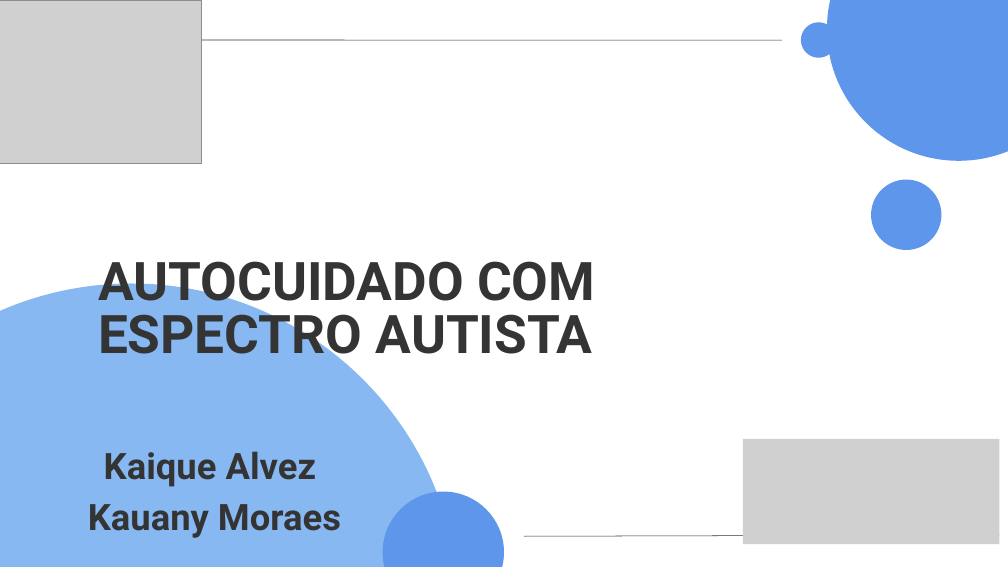
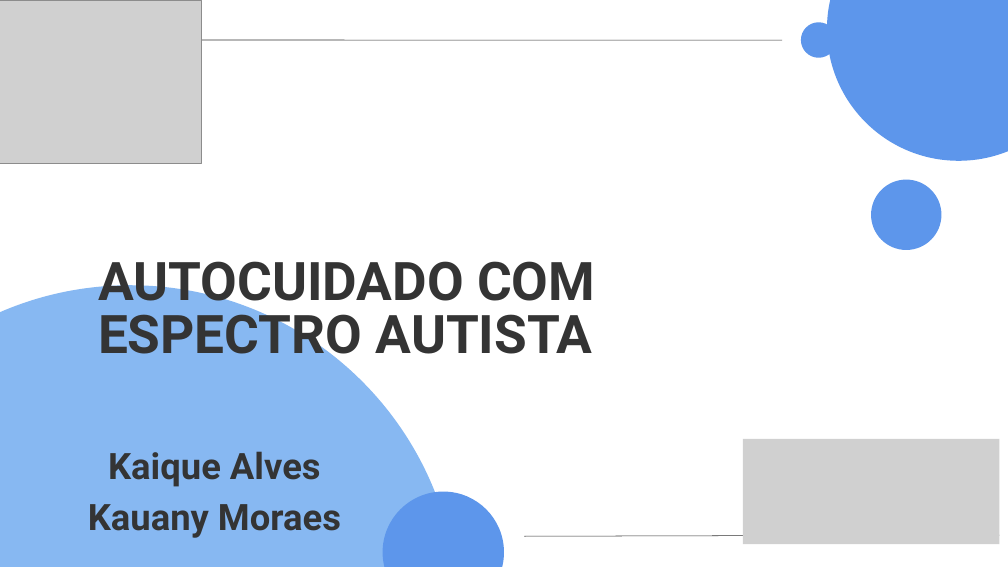
Before and after one commit to ALVESONIXX/Website-Autismo, a slide deck: slide 1 of DOCUMENTACAO/TCC-Final.pptx. Drawn at 1008x567 pixels with LibreOffice and Linux fonts; fonts in the diff are those of the drawing; grey boxes stand for pictures. Boxes give left, top, right and bottom in pixels: in the first picture for what was removed or moved away, otherwise in the second. Text is boxed around its words. In the diff, an @@ line names an element or a change of style, - is before the commit and + after.

```diff
--- a/DOCUMENTACAO/TCC-Final.pptx
+++ b/DOCUMENTACAO/TCC-Final.pptx
@@ freeform shape at [0, 285, 458, 567]: outline redrawn @@
@@ text at [108, 451, 321, 487]: text changed @@
-Kaique Alvez
+Kaique Alves
```
Also in this commit, not shown: 2 other slides changed, 1 slide added, 3 other files.
